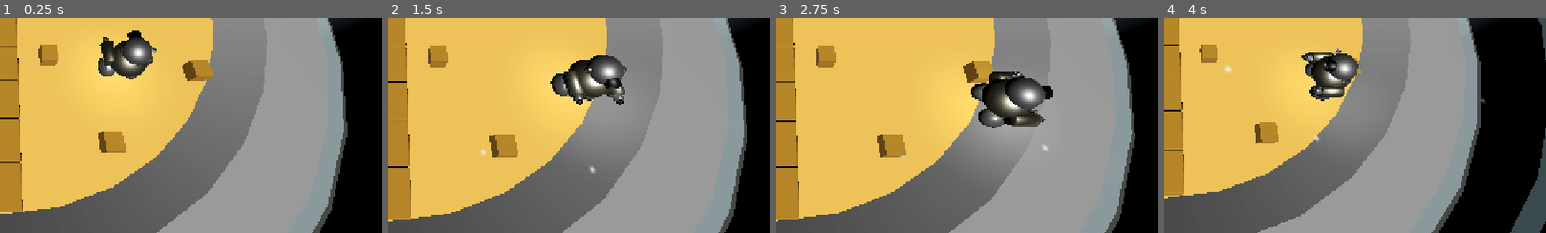
Above: before the commit, frames 1-4 (left to right).
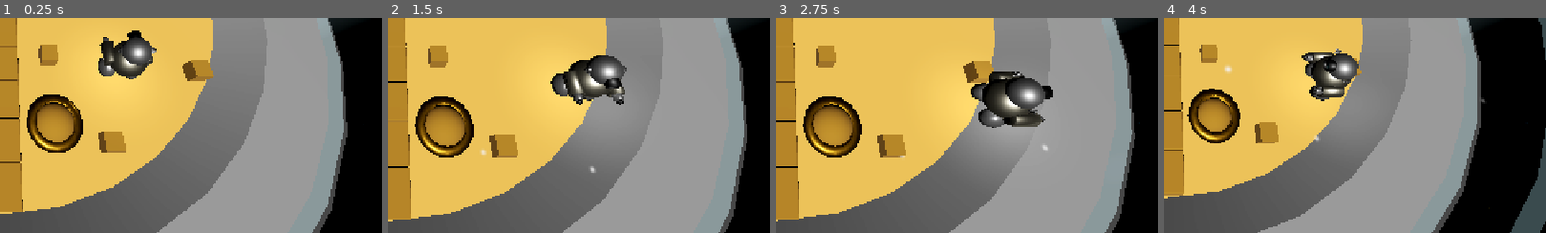
Above: after the commit, the same moments.

Repository: MisterIXI/gmtk25
Game: Godot game, scene res://scenes/levels/tutorial_level_1.tscn
Two runs of this game, one before a commit and one after it. Both use one fixed random seed, a clock stepped at 60 frames per second and the inputs below. This scene is started directly instead of the project's main scene.
Inputs (mouse positions are % of the whole screen's width and height, from its top left):
- Up to frame 1 (0.25 s): no input
- Up to frame 2 (1.5 s): move the mouse to (72, 45) at 0.52 s; hold D (move_right) 0.53-1.28 s; hold E (interact) 0.53-1.28 s; tap Space (jump) at 0.77 s; move the mouse to (30, 55) at 1.27 s; hold S (move_down) from 1.28 s (still down); tap Mouse wheel up (zoom_in) at 1.35 s
- Up to frame 3 (2.75 s): tap Space (jump) at 1.52 s; move the mouse to (60, 28) at 2.02 s; release S (move_down) at 2.03 s; hold D (move_right) from 2.03 s (still down); tap Mouse wheel down (zoom_out) at 2.1 s
- Up to frame 4 (4 s): move the mouse to (45, 70) at 2.77 s; release D (move_right) at 2.78 s; hold W (move_up) 2.78-3.53 s; tap E (interact) at 2.85 s; tap Space (jump) at 3.02, 3.77 s; move the mouse to (80, 65) at 3.52 s; hold A (move_left) from 3.53 s (still down); tap Mouse wheel up (zoom_in) at 3.6 s
The pictures show only the part of the screen within x 50-100%, y 50-100%; the shares and areas given below are measured in that part.

The runs differ from the first frame. In frame 1, 3.2% of the frame differs, in the area x 7-22%, y 35-63%; in frame 2, 3.4%, in the area x 7-23%, y 36-65%; in frame 3, 3.4%; in frame 4, 2.7%.

Commit message:
added tutorial level 1

Diff:
--- a/scenes/levels/tutorial_level_1.tscn
+++ b/scenes/levels/tutorial_level_1.tscn
@@ -10,6 +10,7 @@
 [ext_resource type="PackedScene" uid="uid://cs0rskk2e6xr5" path="res://scenes/Entities/Background/Skybox.tscn" id="6_jo27r"]
 [ext_resource type="PackedScene" uid="uid://ceyjhq5003btv" path="res://scenes/Entities/Player/player_main.tscn" id="7_jo27r"]
 [ext_resource type="PackedScene" uid="uid://cr4t270bjcvjj" path="res://scenes/level_entities/spike_decoration.tscn" id="7_p4el3"]
+[ext_resource type="PackedScene" uid="uid://ckagynukyr3mg" path="res://scenes/Entities/Trigger_Object/trigger_object.tscn" id="8_jo27r"]
 
 [node name="LevelPackage" type="Node3D"]
 
@@ -120,6 +121,9 @@
 [node name="Robo_Chan" parent="Disk0" instance=ExtResource("7_jo27r")]
 transform = Transform3D(1, 0, 0, 0, 1, 0, 0, 0, 1, 7, 0, 8)
 
+[node name="Trigger_Object" parent="Disk0" groups=["wipeable"] instance=ExtResource("8_jo27r")]
+transform = Transform3D(0.79, 0, 0, 0, 0.79, 0, 0, 0, 0.79, 3, 0, 11)
+
 [node name="Disk1" parent="." instance=ExtResource("2_1sjbh")]
 transform = Transform3D(1, 0, 0, 0, 1, 0, 0, 0, 1, 50, 0, 0)
 disk_id = 1
Not shown: 1 places in scenes/levels/tutorial_level_1.tscn that only renumber resources
